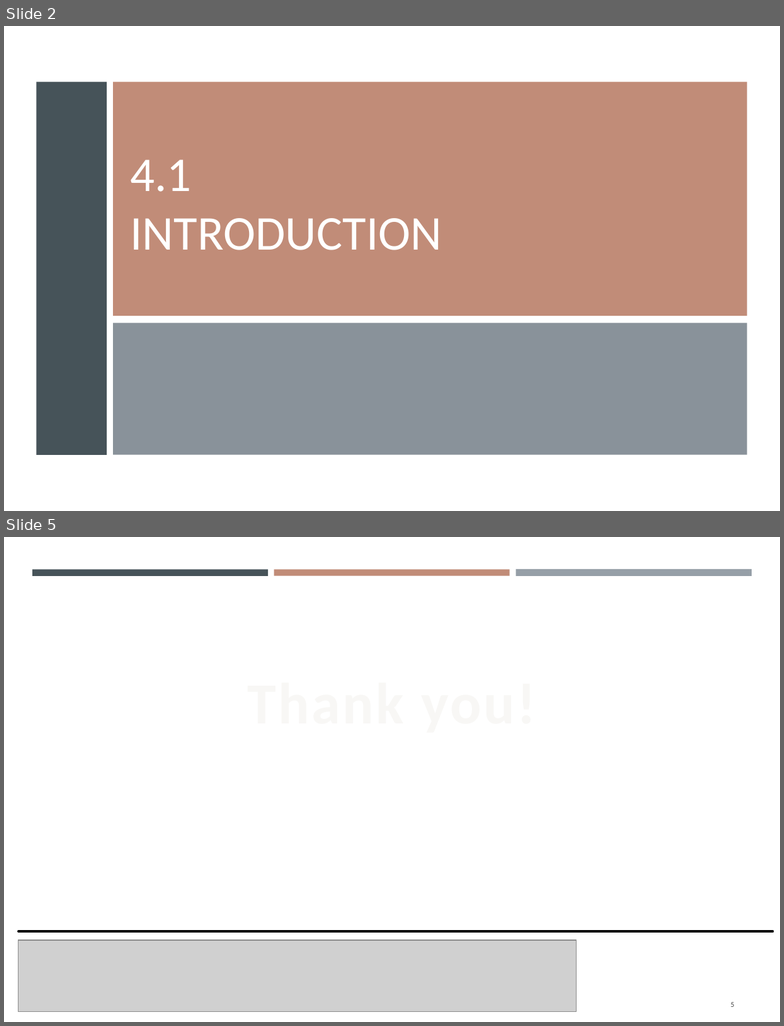
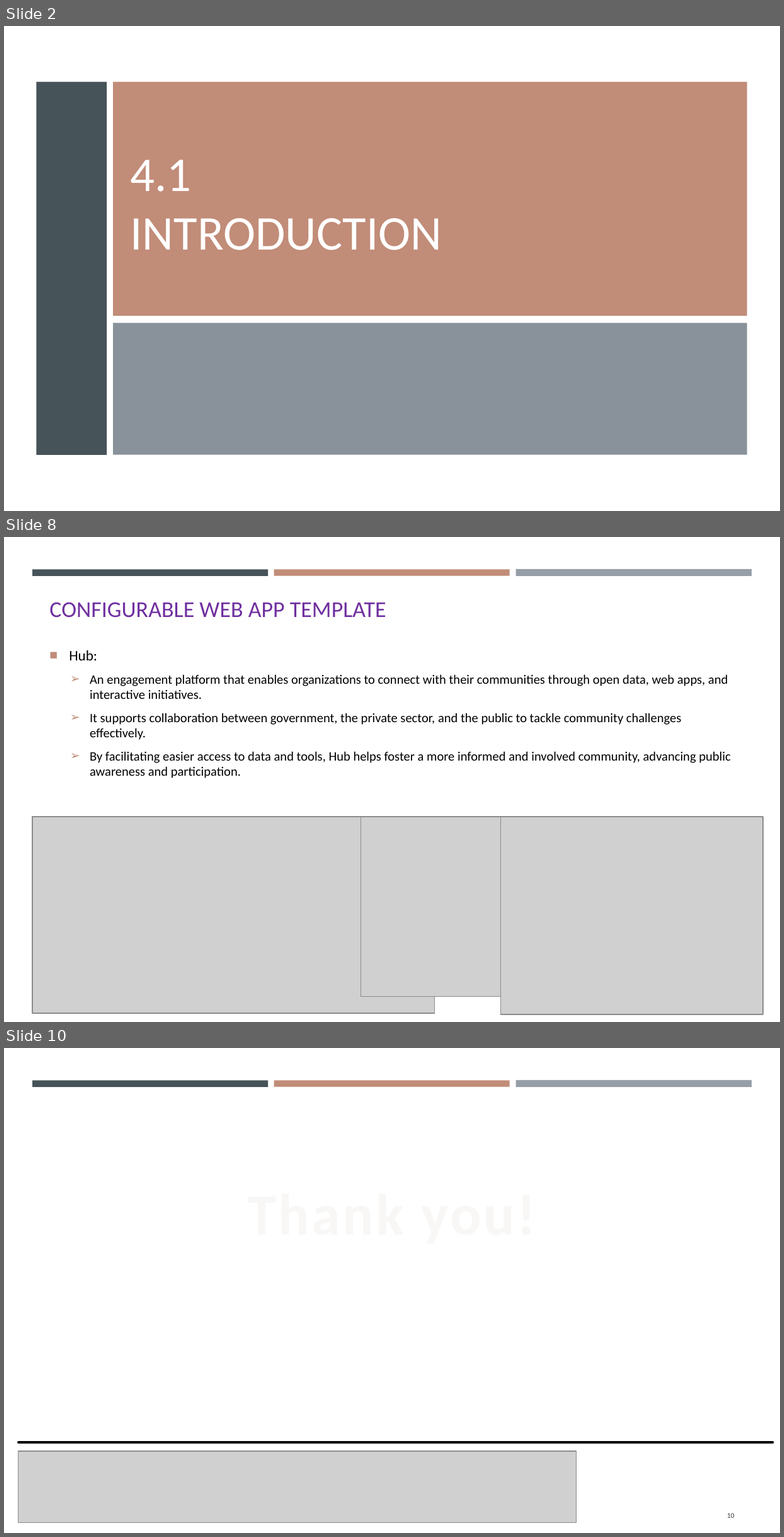
Before and after one commit to gisynw/Field_Techniques, a slide deck: docs/Lectures/Week05/Week05_GEOG3319_ResponseWebMap.pptx. Shown one above the other, each under a label of ours: slides 2 and 5 before the commit, slides 2, 8 and 10 after it; the slides between them are not shown. The pictures are 784x1026 and 784x1537 pixels, drawn with LibreOffice and Linux fonts; fonts in the diff are those of the drawing; grey boxes stand for pictures. Boxes give left, top, right and bottom in pixels: in the first picture for what was removed or moved away, otherwise in the second. Text is boxed around its words. In the diff, an @@ line names an element or a change of style, - is before the commit and + after.

```diff
--- a/docs/Lectures/Week05/Week05_GEOG3319_ResponseWebMap.pptx
+++ b/docs/Lectures/Week05/Week05_GEOG3319_ResponseWebMap.pptx
@@ slide 8 added at [4, 537, 780, 1022], background #FFFFFF; not listed: 3 template elements that a slide beside it also shows @@
@@ title added at [49, 602, 386, 618], 18.9 pt, text #7030A0 @@
+CONFIGURABLE WEB APP TEMPLATE
@@ text added at [69, 650, 730, 778], 10.8 pt, text #000000 @@
+■ Hub:
+  ➢ An engagement platform that enables organizations to connect with their communities through open data, web apps, and interactive initiatives.
+  ➢ It supports collaboration between government, the private sector, and the public to tackle community challenges effectively.
+  ➢ By facilitating easier access to data and tools, Hub helps foster a more informed and involved community, advancing public awareness and participation.
@@ picture added at [32, 817, 434, 1013] @@
@@ picture added at [361, 817, 638, 997] @@
@@ picture added at [500, 817, 763, 1015] @@
@@ what was slide 5 is now slide 10 @@
@@ page number at [727, 1513, 735, 1518]: text changed @@
-5
+10
```
Also in this commit, not shown: 2 slides changed, 4 other slides added.
